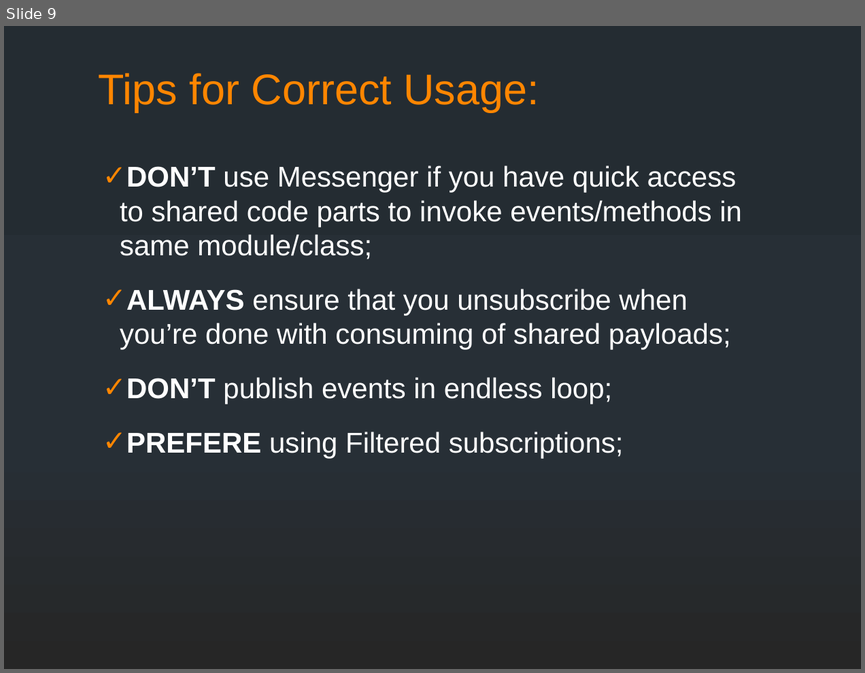
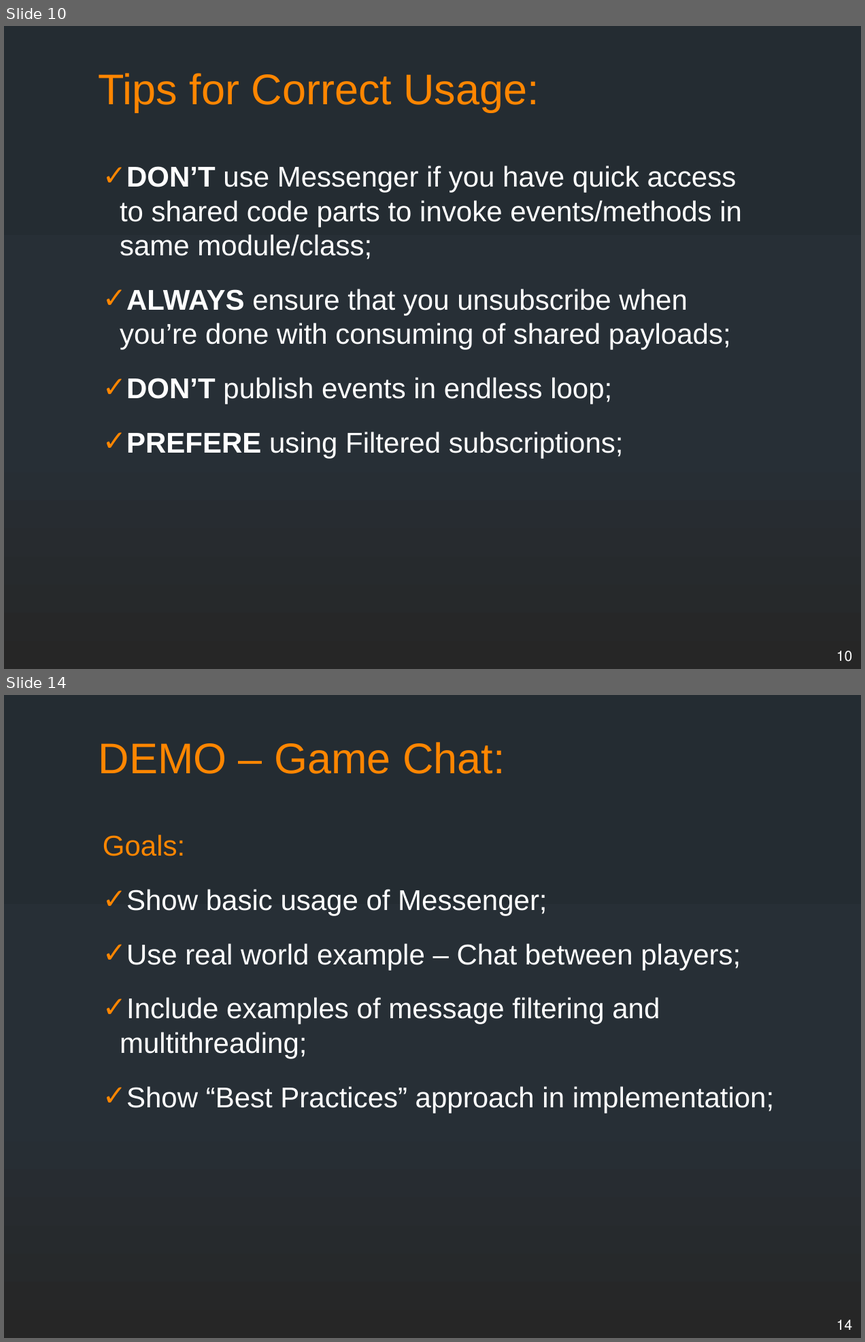
Before and after one commit to supermax/pubsub, a slide deck: docs/PubSub Messenger.pptx. Shown one above the other, each under a label of ours: slide 9 before the commit, slides 10 and 14 after it; the slides between them are not shown. The pictures are 865x673 and 865x1342 pixels, drawn with LibreOffice and Linux fonts; fonts in the diff are those of the drawing. Boxes give left, top, right and bottom in pixels: in the first picture for what was removed or moved away, otherwise in the second. Text is boxed around its words. In the diff, an @@ line names an element or a change of style, - is before the commit and + after.

```diff
--- a/docs/PubSub Messenger.pptx
+++ b/docs/PubSub Messenger.pptx
@@ slide 14 added at (x1=4, y1=695, x2=861, y2=1338), background gradient #242C33 to #273037 to #262626 @@
@@ title added at (x1=99, y1=742, x2=504, y2=774), 36 pt, text #FF8600 @@
+DEMO – Game Chat:
@@ text added at (x1=103, y1=834, x2=774, y2=1113), 24 pt, text #FFFFFF @@
+Goals:
+✓ Show basic usage of Messenger;
+✓ Use real world example – Chat between players;
+✓ Include examples of message filtering and multithreading;
+✓ Show “Best Practices” approach in implementation;
@@ page number added at (x1=836, y1=1319, x2=852, y2=1329), 12 pt, text #FFFFFF @@
+14
@@ what was slide 9 is now slide 10 @@
@@ slide 10 changed as well @@
@@ page number added at (x1=836, y1=650, x2=852, y2=661), 12 pt, text #FFFFFF @@
+10
```
Also in this commit, not shown: 8 other slides changed, 6 other slides added, 46 other files.
